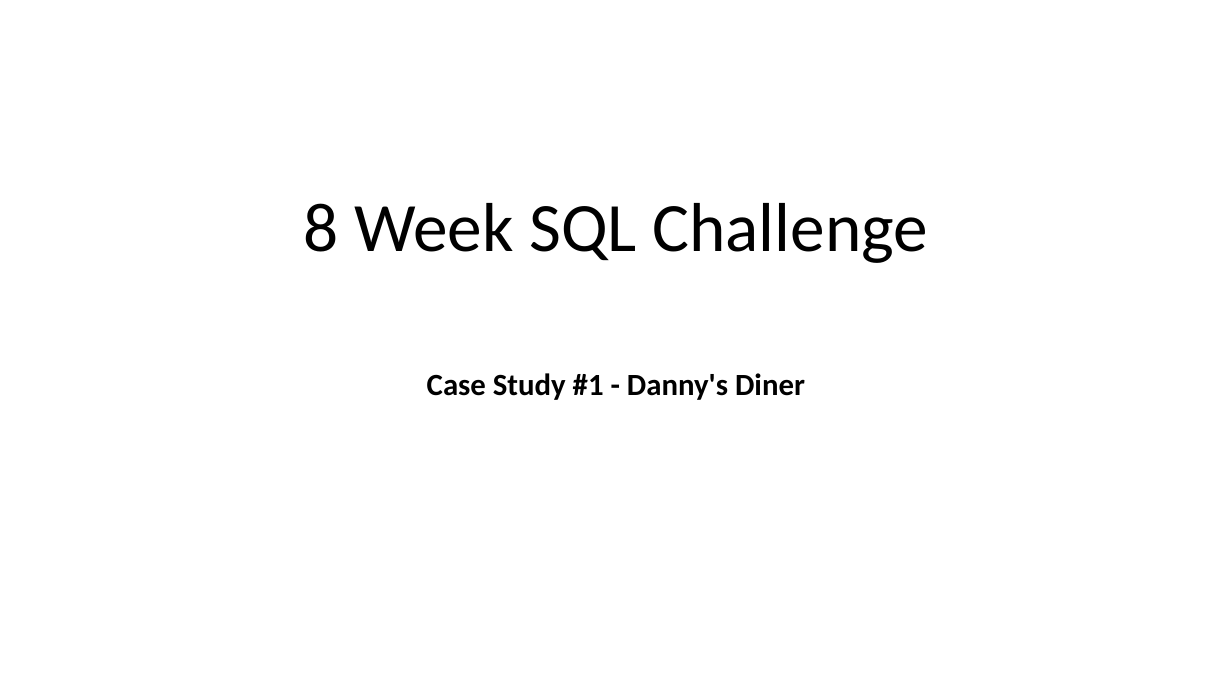
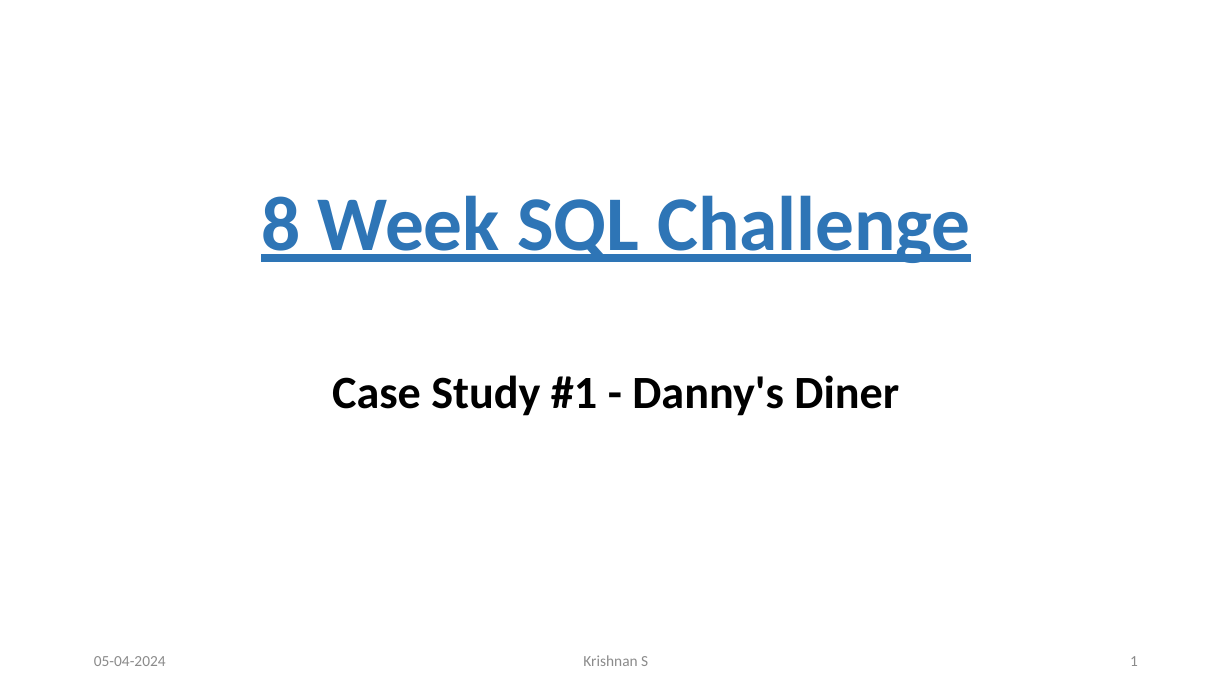
Before and after one commit to Krishnann-s/8-Week-SQL-Challenge, a slide deck: slide 1 of Case Study 1/Case Study 1# Dannys Dinner.pptx. Drawn at 1232x693 pixels with LibreOffice and Linux fonts; fonts in the diff are those of the drawing. Boxes give left, top, right and bottom in pixels: in the first picture for what was removed or moved away, otherwise in the second. Text is boxed around its words. In the diff, an @@ line names an element or a change of style, - is before the commit and + after.

Commit message:
feat: added case study 2

```diff
--- a/Case Study 1/Case Study 1# Dannys Dinner.pptx
+++ b/Case Study 1/Case Study 1# Dannys Dinner.pptx
@@ title "8 Week SQL Challenge" at (261,195,971,263): size 54 to 60.3 pt, text colour #000000 to #2E75B6, bold on, underline on @@
@@ subtitle "Case Study #1 - Danny's ..." at (332,375,899,416): size 24 to 36 pt @@
@@ text added at (94,656,166,666), 12 pt, text #8C8C8C @@
+05-04-2024
@@ text added at (583,655,648,666), 12 pt, text #8C8C8C @@
+Krishnan S
@@ page number added at (1130,656,1138,666), 12 pt, text #8C8C8C @@
+1
```
Also in this commit, not shown: 15 other slides changed, 7 other files.
